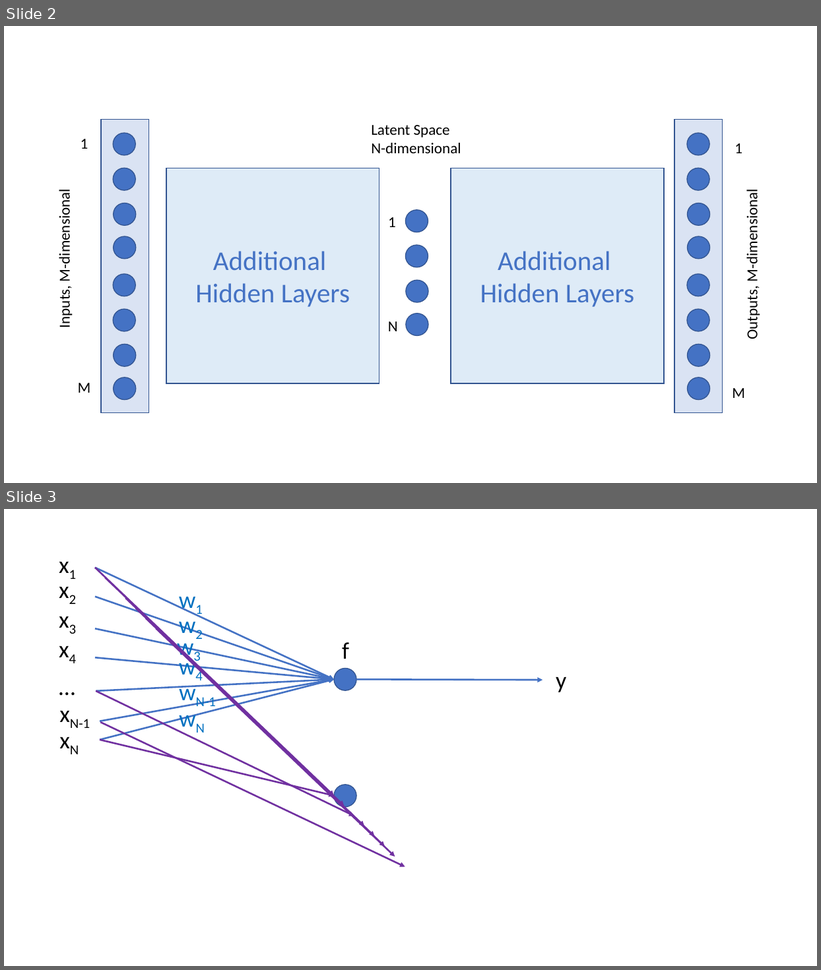
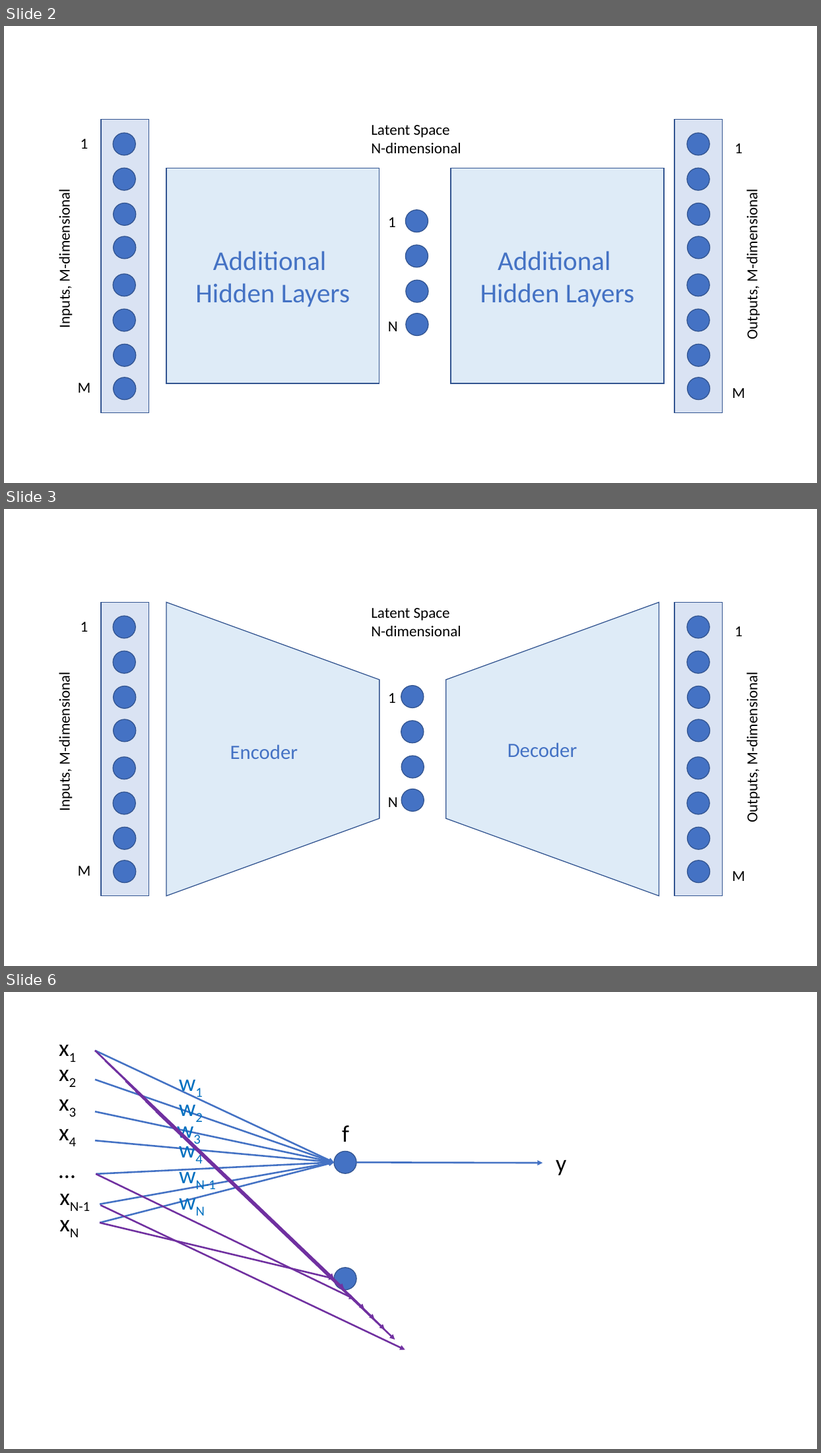
Before and after one commit to tommasoboccali/capitoloMLFisMed, a slide deck: images/artificialneuron.pptx. Shown one above the other, each under a label of ours: slides 2 and 3 before the commit, slides 2, 3 and 6 after it; the slides between them are not shown. The pictures are 821x970 and 821x1453 pixels, drawn with LibreOffice and Linux fonts; fonts in the diff are those of the drawing. Boxes give left, top, right and bottom in pixels: in the first picture for what was removed or moved away, otherwise in the second. Text is boxed around its words. In the diff, an @@ line names an element or a change of style, - is before the commit and + after.

```diff
--- a/images/artificialneuron.pptx
+++ b/images/artificialneuron.pptx
@@ slide 3 added at (4, 509, 817, 966), background #FFFFFF @@
@@ group added at (55, 602, 762, 896): 20 ellipses, 11 texts, 2 rectangles, 2 trapezoids @@
+Inputs, M-dimensional
+1
+M
+Outputs, M-dimensional
+1
+M
+Latent Space
+N-dimensional
+1
+N
+Encoder
+Decoder
@@ what was slide 3 is now slide 6 @@
```
Also in this commit, not shown: 2 other slides added, 3 other files.
